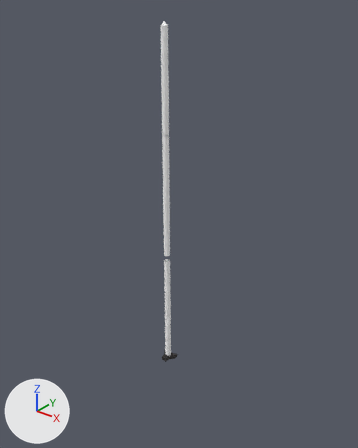
An edit to the FBX model models/fbx/mesh/studio_lightingstand.fbx, drawn before and after from the same camera.
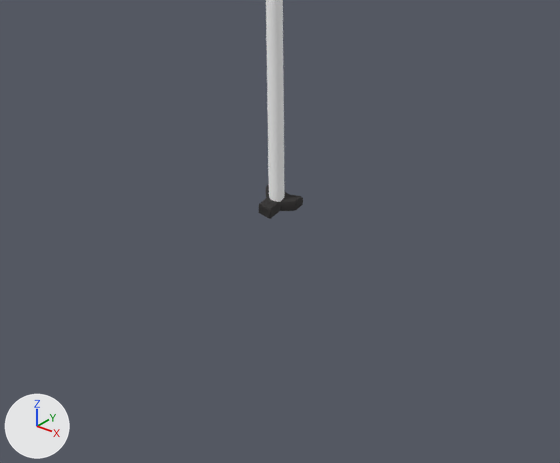
The first picture shows the older version from a camera (50 mm lens) standing at (0.908, -0.93, 1.259) and looking at (0.051, 0.142, 0.594). The close-ups show both versions on the part from 20% to 75% of the width and 64% to 100% of the height of that picture; other places that the commit changed are outside them. The lights are fixed; the arrows at lower left show +X, +Y and +Z. Where no turn or scale is listed for an object, it has been applied to the vertices.
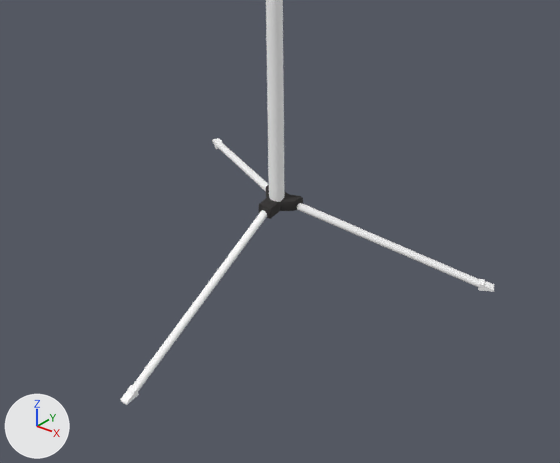
The newer file is also turned or shifted as a whole; pictures and numbers use the older file's frame.

Boxes [x1, y1, x2, y2] around the edits, measured in the close-ups (560 x 463 px):
```json
{"object": "mesh_41", "change": "added", "after": [132, 210, 267, 391]}
{"object": "mesh_47", "change": "added", "after": [297, 203, 482, 287]}
{"object": "mesh_44", "change": "added", "after": [216, 141, 268, 191]}
{"object": "mesh_42", "change": "added", "after": [120, 385, 139, 405]}
{"object": "mesh_48", "change": "added", "after": [478, 279, 494, 292]}
{"object": "mesh_45", "change": "added", "after": [212, 138, 222, 149]}
```

Scene script edits in JSON lines:
```json
{"op": "add", "block": "mat_materials_models_props_de_nuke_hr_nuke_rubber_bumper_rubber_bumper_color_vmat", "code": ["mat_materials_models_props_de_nuke_hr_nuke_rubber_bumper_rubber_bumper_color_vmat = principled_material('materials/models/props/de_nuke/hr_nuke/rubber_bumper/rubber_bumper_color.vmat')", "mat_materials_models_props_de_nuke_hr_nuke_rubber_bumper_rubber_bumper_color_vmat.base_color = (1.0, 1.0, 1.0)  # white #ffffff", "mat_materials_models_props_de_nuke_hr_nuke_rubber_bumper_rubber_bumper_color_vmat.roughness = 0.776"]}
{"op": "add", "block": "me_mesh_47mesh", "code": ["me_mesh_47mesh = bpy.data.meshes.new('mesh_47Mesh')", "me_mesh_47mesh.from_pydata(...)  # 32 vertices, 16 faces; spans x -0.025..0.201, y -0.017..0.124, z -0.089..0.028", "me_mesh_47mesh.materials.append(mat_materials_de_mirage_metal_metal_basic_1_vmat)  # its picture is missing"]}
{"op": "add", "block": "me_mesh_41mesh", "code": ["me_mesh_41mesh = bpy.data.meshes.new('mesh_41Mesh')", "me_mesh_41mesh.from_pydata(...)  # 32 vertices, 16 faces; spans x -0.005..0.005, y -0.232..0.028, z -0.089..0.028", "me_mesh_41mesh.materials.append(mat_materials_de_mirage_metal_metal_basic_1_vmat)  # its picture is missing"]}
{"op": "add", "block": "me_mesh_45mesh", "code": ["me_mesh_45mesh = bpy.data.meshes.new('mesh_45Mesh')", "me_mesh_45mesh.from_pydata(...)  # 25 vertices, 18 faces; spans x -0.0111..0.0111, y -0.0095..0.0095, z -0.0025..0.0075", "me_mesh_45mesh.materials.append(mat_materials_models_props_de_nuke_hr_nuke_rubber_bumper_rubber_bumper_color_vmat)  # its picture is missing"]}
{"op": "add", "block": "me_mesh_42mesh", "code": ["me_mesh_42mesh = bpy.data.meshes.new('mesh_42Mesh')", "me_mesh_42mesh.from_pydata(...)  # 25 vertices, 18 faces; spans x -0.005..0.005, y -0.01..0.01, z -0.0025..0.0075", "me_mesh_42mesh.materials.append(mat_materials_models_props_de_nuke_hr_nuke_rubber_bumper_rubber_bumper_color_vmat)  # its picture is missing"]}
{"op": "add", "block": "me_mesh_44mesh", "code": ["me_mesh_44mesh = bpy.data.meshes.new('mesh_44Mesh')", "me_mesh_44mesh.from_pydata(...)  # 32 vertices, 16 faces; spans x -0.201..0.025, y -0.017..0.124, z -0.089..0.028", "me_mesh_44mesh.materials.append(mat_materials_de_mirage_metal_metal_basic_1_vmat)  # its picture is missing"]}
{"op": "add", "block": "me_mesh_48mesh", "code": ["me_mesh_48mesh = bpy.data.meshes.new('mesh_48Mesh')", "me_mesh_48mesh.from_pydata(...)  # 25 vertices, 18 faces; spans x -0.0111..0.0111, y -0.0094..0.0094, z -0.0025..0.0075", "me_mesh_48mesh.materials.append(mat_materials_models_props_de_nuke_hr_nuke_rubber_bumper_rubber_bumper_color_vmat)  # its picture is missing"]}
{"op": "add", "block": "ob_mesh_47", "code": ["ob_mesh_47 = bpy.data.objects.new('mesh_47', me_mesh_47mesh)", "ob_mesh_47.location = (0.03, 0.161, 0.031)"]}
{"op": "add", "block": "ob_mesh_41", "code": ["ob_mesh_41 = bpy.data.objects.new('mesh_41', me_mesh_41mesh)", "ob_mesh_41.location = (0.0, 0.108, 0.031)"]}
{"op": "add", "block": "ob_mesh_45", "code": ["ob_mesh_45 = bpy.data.objects.new('mesh_45', me_mesh_45mesh)", "ob_mesh_45.location = (-0.231, 0.283, -0.057)"]}
{"op": "add", "block": "ob_mesh_42", "code": ["ob_mesh_42 = bpy.data.objects.new('mesh_42', me_mesh_42mesh)", "ob_mesh_42.location = (0.0, -0.127, -0.057)"]}
{"op": "add", "block": "ob_mesh_44", "code": ["ob_mesh_44 = bpy.data.objects.new('mesh_44', me_mesh_44mesh)", "ob_mesh_44.location = (-0.03, 0.162, 0.031)"]}
{"op": "add", "block": "ob_mesh_48", "code": ["ob_mesh_48 = bpy.data.objects.new('mesh_48', me_mesh_48mesh)", "ob_mesh_48.location = (0.231, 0.283, -0.057)"]}
```
